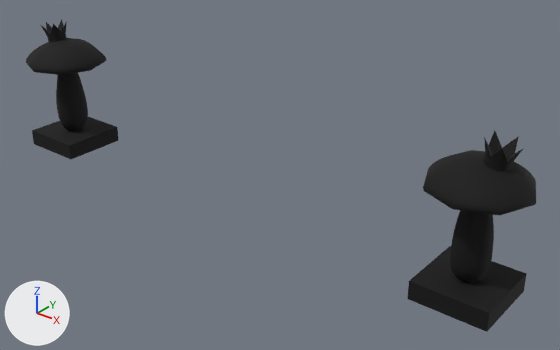
Before and after pictures for a commit that changed the FBX model Game/Game/Content/LevelTut/zamekStrefa4Rzezby.FBX.
Camera for both pictures: a 50 mm camera at (6.28, 45.38, 5.61) aimed at (0.14, 53.06, 0.85). The lights are fixed; the arrows at lower left show +X, +Y and +Z.

Names of what the first picture shows: 'Rzezba1', 'Rzezba2'.
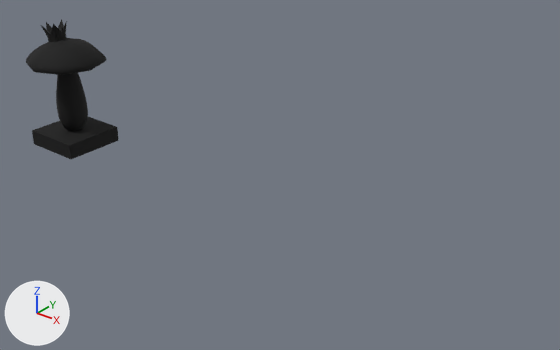
The newer file is also turned or shifted as a whole; pictures and numbers use the older file's frame.

Pixel boxes [x1, y1, x2, y2] of what changed, in the pictures (560 x 350 px):
'Rzezba2', deleted
    before: [407, 130, 536, 332]

What the commit changed:
Object 'Rzezba2' (ob_rzezba2) is deleted.
